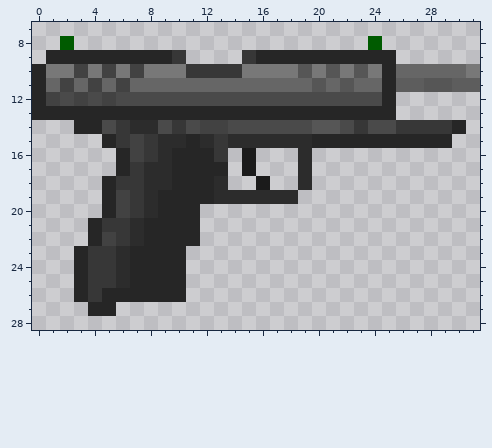
File history of a pixel-art sprite, Resources/Textures/DeltaV/Objects/Weapons/Guns/Pistols/booker.rsi/bolt-open.png. Above is the file before it was changed.
The file is 32x32 pixels. Colours within 5 levels of each other are drawn and written as one. Shown: x 0..31, y 7..28.
New version:
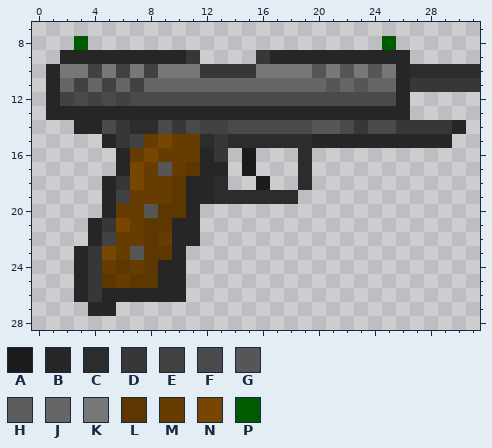
Palette (. is transparent): A #1b1b1b  B #262626  C #2c2c2c  D #373737  E #424242  F #4a4a4a  G #565656  H #5d5d5d  J #666666  K #787878  L #5c3700  M #663c00  N #784600  P #005b00
Diff:
The edit adds colour B in row 9 at x 26; in rows 12 to 13 at x 26.
Colour D gives way to colour B in row 9 at x 10.
Colour E gives way to colour B in row 12 at x 1.
Colour H gives way to colour B in row 11 at x 26.
Colour J gives way to colour B in row 10 at x 26; in row 11 at x 1.
Colour K gives way to colour B in row 10 at x 1.
Colour J gives way to colour C in row 10 at x 27 to 30.
Colour K gives way to colour C in row 10 at x 31.
The edit adds colour D in row 9 at x 11.
Colour B gives way to colour D in row 9 at x 16.
Colour G gives way to colour D in row 11 at x 28 to 29.
Colour H gives way to colour D in row 11 at x 27 and 30 to 31.
Colour K gives way to colour D in row 10 at x 15.
Colour F gives way to colour E in row 12 at x 2, 4 and 6.
Colour J gives way to colour E in row 11 at x 3, 5 and 7.
Colour K gives way to colour E in row 10 at x 4, 6 and 8.
Colour B gives way to colour F in row 12 at x 25.
Colour E gives way to colour F in row 12 at x 3 and 5.
Colour B gives way to colour G in row 23 at x 7.
Colour C gives way to colour G in row 17 at x 9; in row 20 at x 8.
Colour J gives way to colour G in row 11 at x 21 and 23.
Colour K gives way to colour G in row 10 at x 20, 22 and 24.
Colour B gives way to colour J in row 11 at x 25.
Colour E gives way to colour J in row 11 at x 2, 4 and 6.
Colour G gives way to colour J in row 11 at x 20 and 22.
Colour B gives way to colour K in row 10 at x 25.
Colour D gives way to colour K in row 10 at x 11.
Colour E gives way to colour K in row 10 at x 3, 5 and 7.
Colour G gives way to colour K in row 10 at x 19, 21 and 23.
Colour B gives way to colour L in row 17 at x 11; in rows 18 to 19 at x 10; in row 20 at x 9 to 10; in row 21 at x 8 to 9; in row 22 at x 8; in row 23 at x 8 to 9.
Colour B gives way to colour L in row 24 at x 8; in row 25 at x 7 to 8.
Colour C gives way to colour L in row 24 at x 6.
Colour D gives way to colour L in row 25 at x 5.
Colour B gives way to colour M in row 15 at x 11; in row 16 at x 10 to 11; in row 17 at x 10; in row 19 at x 9; in row 22 at x 9; in row 24 at x 7.
Colour C gives way to colour M in row 15 at x 10; in row 16 at x 9; in row 17 at x 8; in row 18 at x 8 to 9; in row 19 at x 8; in rows 21 to 22 at x 7.
Colour C gives way to colour M in row 23 at x 6; in row 25 at x 6.
Colour D gives way to colour M in row 15 at x 8; in rows 19 to 20 at x 7; in row 22 at x 6; in row 24 at x 5.
Colour E gives way to colour M in row 16 at x 7; in row 20 at x 6.
Colour C gives way to colour N in row 15 at x 9.
Colour D gives way to colour N in row 16 at x 8; in rows 17 to 18 at x 7; in row 21 at x 6; in row 23 at x 5.
The edit adds colour P in row 8 at x 3 and 25.
The edit erases colour B in row 9 at x 1; in rows 10 to 13 at x 0.
The edit erases colour D in row 9 at x 15.
The edit erases colour P in row 8 at x 2 and 24.
Changed places in both pictures, as pixel boxes (x1, y1, x2, y2):
changed: (32, 36, 200, 288)
changed: (242, 36, 480, 120)
